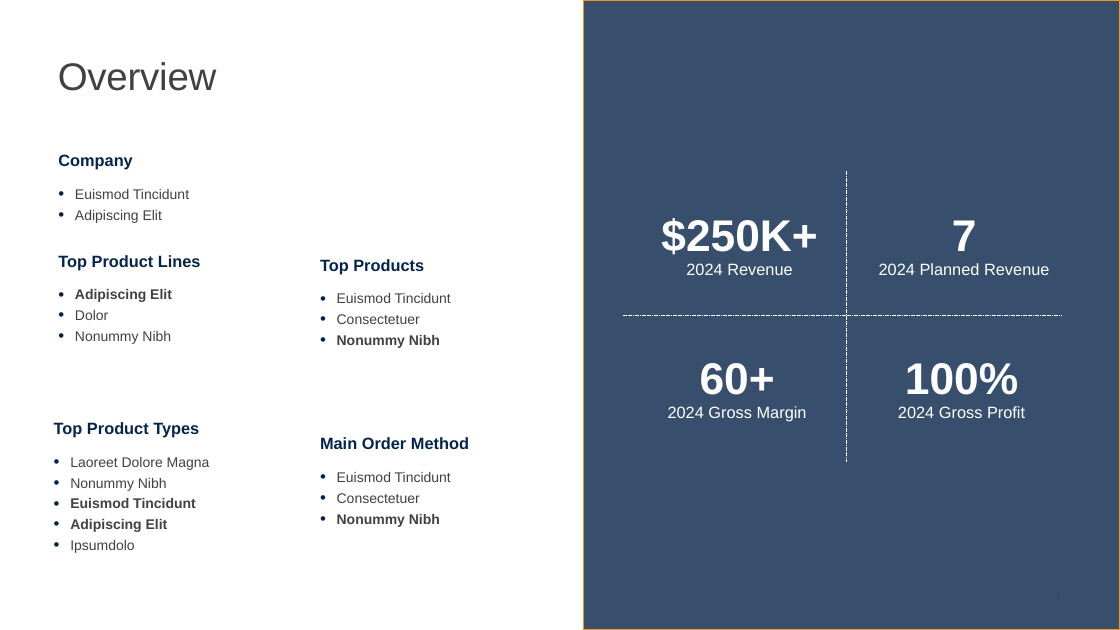
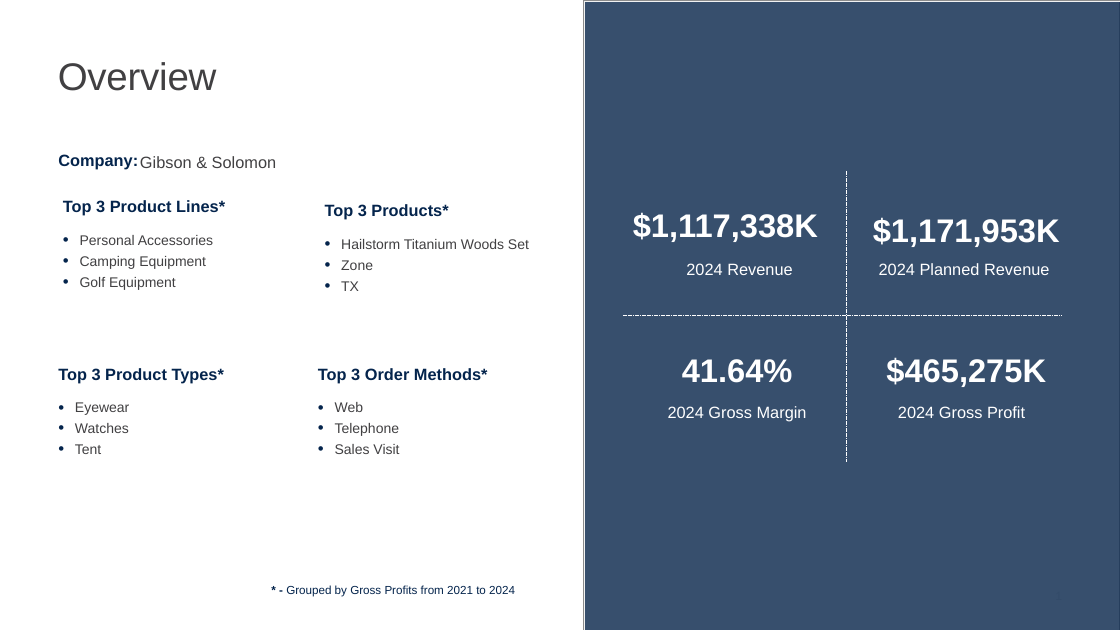
Before and after one commit to edimaudo/hackathon_coding_challenges, a slide deck: slide 1 of afp_challenge/afp_challenge_deck.pptx. Drawn at 1120x630 pixels with LibreOffice and Linux fonts; fonts in the diff are those of the drawing; grey boxes stand for pictures. Boxes give left, top, right and bottom in pixels: in the first picture for what was removed or moved away, otherwise in the second. Text is boxed around its words. In the diff, an @@ line names an element or a change of style, - is before the commit and + after.

```diff
--- a/afp_challenge/afp_challenge_deck.pptx
+++ b/afp_challenge/afp_challenge_deck.pptx
@@ rectangle at [585, 2, 1120, 630]: outline #F7941D 1 pt to #F1F2F2 1 pt @@
@@ text at [58, 154, 138, 170]: text changed @@
-Company
+Company:
@@ text at [140, 156, 277, 168]: text changed; size 12 to 14 pt @@
-• Euismod Tincidunt
-• Adipiscing Elit
+Gibson & Solomon
@@ text at [63, 200, 225, 216]: text changed @@
-Top Product Lines
+Top 3 Product Lines*
@@ text at [325, 204, 448, 220]: text changed @@
-Top Products
+Top 3 Products*
@@ text at [80, 235, 213, 290]: text changed @@
-• Adipiscing Elit
-• Dolor
-• Nonummy Nibh
+• Personal Accessories
+• Camping Equipment
+• Golf Equipment
@@ text at [341, 239, 529, 291]: text changed @@
-• Euismod Tincidunt
-• Consectetuer
-• Nonummy Nibh
+• Hailstorm Titanium Woods Set
+• Zone
+• TX
@@ text at [633, 212, 818, 242]: text changed; size 38 to 28 pt @@
-$250K+
+$1,117,338K
@@ text at [873, 217, 1060, 247]: text changed; size 38 to 28 pt @@
-7
+$1,171,953K
@@ text at [682, 359, 793, 383]: text changed; size 38 to 28 pt @@
-60+
+41.64%
@@ text at [886, 357, 1046, 387]: text changed; size 38 to 28 pt @@
-100%
+$465,275K
@@ text at [58, 368, 224, 383]: text changed @@
-Top Product Types
+Top 3 Product Types*
@@ text at [318, 368, 488, 383]: text changed @@
-Main Order Method
+Top 3 Order Methods*
@@ text at [75, 402, 129, 454]: text changed @@
-• Laoreet Dolore Magna
-• Nonummy Nibh
-• Euismod Tincidunt
-• Adipiscing Elit
-• Ipsumdolo
+• Eyewear
+• Watches
+• Tent
@@ text at [335, 402, 399, 454]: text changed @@
-• Euismod Tincidunt
-• Consectetuer
-• Nonummy Nibh
+• Web
+• Telephone
+• Sales Visit
@@ text added at [286, 585, 515, 597], 10 pt, text #04244C @@
+* - Grouped by Gross Profits from 2021 to 2024
```
Also in this commit, not shown: 2 other slides changed.
